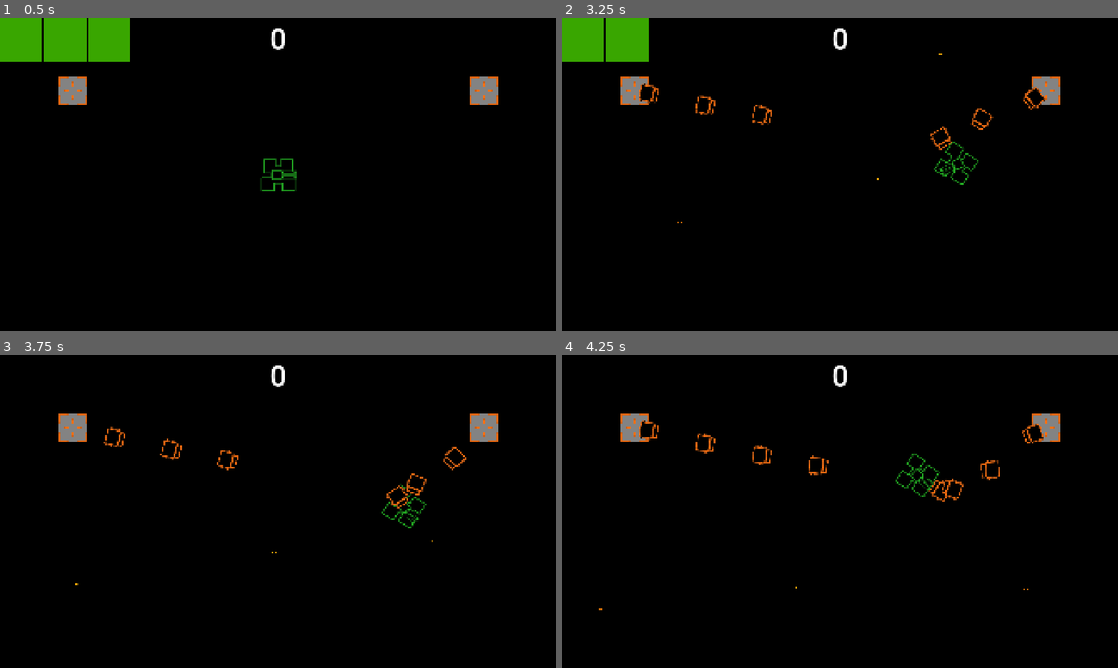
Above: before the commit, frames 1-4 (two rows, left to right).
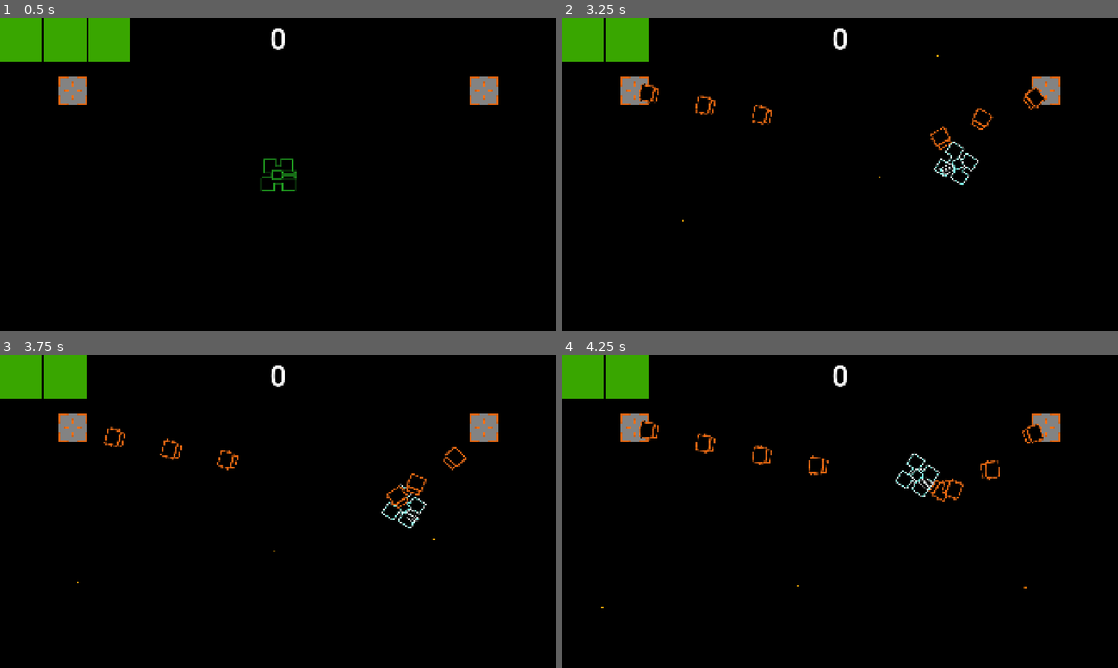
Above: after the commit, the same moments.

Repository: wlotter/godot-vector-tank
Game: Godot game, scene res://example.tscn
Two runs of this game, one before a commit and one after it. Both use one fixed random seed, a clock stepped at 60 frames per second and the inputs below.
Inputs (mouse positions are in pixels of both pictures, inside the frame that each line leads up to):
- Up to frame 1 (0.5 s): no input
- Up to frame 2 (3.25 s): tap Enter at 0.5 s; move the mouse to (962, 158) at 0.52 s; hold W (move forwards) 0.53-1.28 s; click (962, 158) at 0.6 s; move the mouse to (728, 190) at 1.27 s; hold S (move backwards) 1.28-2.03 s; tap A (rotate anticlockwise) at 1.35 s; click (728, 190) at 1.55 s; move the mouse to (895, 105) at 2.02 s; hold D (rotate clockwise) 2.03-2.78 s; hold W (move forwards) from 2.03 s (still down); click (895, 105) at 2.3 s; move the mouse to (812, 237) at 2.77 s; click (812, 237) at 2.85 s
- Up to frame 3 (3.75 s): move the mouse to (444, 558) at 3.52 s; release W (move forwards) at 3.53 s; hold S (move backwards) from 3.53 s (still down); click (444, 558) at 3.6 s
- Up to frame 4 (4.25 s): keep holding S (move backwards)

Frame 1 is identical in both runs. In frame 2, 0.2% of the frame differs, in the area x 20-75%, y 11-66%; in frame 3, 2.3%; in frame 4, 2.4%, in the area x 0-84%, y 0-82%.

Commit message:
add invuln frames for tank

Diff:
--- a/example.gd
+++ b/example.gd
@@ -26,7 +26,11 @@
 		var shot_velocity = bullet_speed * shot_vector
 
 		# Adjustment to put bullet at end of turret
-		var shot_spawn_offset = shot_vector * $Tank/Turret.texture.get_height() * $Tank.scale.y
+		var shot_spawn_offset = (
+				shot_vector *
+				$Tank.get_tank_rect().size.x *
+				$Tank.scale.y
+		)
 
 		add_child(bullet)
 
--- a/tank.gd
+++ b/tank.gd
@@ -2,8 +2,11 @@
 
 var speed = 400
 var angular_speed = PI
-var viewport_size
+var viewport_size: Vector2
 var turret_angle = PI
+
+var invulnerable: bool = false
+var hit_invulnerability_time: float = 2.0
 
 signal hit(damage: int)
 
@@ -42,5 +45,24 @@
 	$Turret.global_rotation = angle + PI / 2
 
 
+func get_tank_rect() -> Rect2:
+	return $CollisionShape2D.shape.get_rect()
+
+
 func _on_area_entered(area: Area2D) -> void:
-	hit.emit(1)
+	if not invulnerable:
+		print("hi")
+		hit.emit(1)
+		invulnerable = true
+		var invuln_timer = get_tree().create_timer(hit_invulnerability_time)
+		invuln_timer.timeout.connect(_on_invuln_timer_timeout)
+		$Chassis.play("invulnerable")
+		$Turret.play("invulnerable")
+
+
+func _on_invuln_timer_timeout() -> void:
+	invulnerable = false
+	$Chassis.stop()
+	$Turret.stop()
+	$Chassis.animation = "default"
+	$Turret.animation = "default"
--- a/tank.tscn
+++ b/tank.tscn
@@ -1,8 +1,54 @@
-[gd_scene load_steps=5 format=3 uid="uid://dupeim4n8n1au"]
+[gd_scene load_steps=9 format=3 uid="uid://dupeim4n8n1au"]
 
-[ext_resource type="Texture2D" uid="uid://bqypi2p6wdt1t" path="res://assets/matrix-tank.png" id="1_6lwfj"]
+[ext_resource type="Texture2D" uid="uid://bqypi2p6wdt1t" path="res://assets/player/vector-tank.png" id="1_6lwfj"]
 [ext_resource type="Script" uid="uid://cjc8cp1gy6p33" path="res://tank.gd" id="1_a62es"]
-[ext_resource type="Texture2D" uid="uid://dvlc76x3xstcq" path="res://assets/matrix-turret.png" id="3_yfqcd"]
+[ext_resource type="Texture2D" uid="uid://bgoho3liulyyc" path="res://assets/player/invulnerable-vector-tank.png" id="3_lk6ub"]
+[ext_resource type="Texture2D" uid="uid://dvlc76x3xstcq" path="res://assets/player/vector-turret.png" id="3_yfqcd"]
+[ext_resource type="Texture2D" uid="uid://dc80v05m4vj0f" path="res://assets/player/invulnerable-vector-turret.png" id="5_lk6ub"]
+
+[sub_resource type="SpriteFrames" id="SpriteFrames_i433e"]
+animations = [{
+"frames": [{
+"duration": 1.0,
+"texture": ExtResource("1_6lwfj")
+}],
+"loop": true,
+"name": &"default",
+"speed": 5.0
+}, {
+"frames": [{
+"duration": 1.0,
+"texture": ExtResource("1_6lwfj")
+}, {
+"duration": 1.0,
+"texture": ExtResource("3_lk6ub")
+}],
+"loop": true,
+"name": &"invulnerable",
+"speed": 4.0
+}]
+
+[sub_resource type="SpriteFrames" id="SpriteFrames_yfqcd"]
+animations = [{
+"frames": [{
+"duration": 1.0,
+"texture": ExtResource("3_yfqcd")
+}],
+"loop": true,
+"name": &"default",
+"speed": 5.0
+}, {
+"frames": [{
+"duration": 1.0,
+"texture": ExtResource("3_yfqcd")
+}, {
+"duration": 1.0,
+"texture": ExtResource("5_lk6ub")
+}],
+"loop": true,
+"name": &"invulnerable",
+"speed": 4.0
+}]
 
 [sub_resource type="RectangleShape2D" id="RectangleShape2D_1ealj"]
 size = Vector2(57, 59.5)
@@ -13,13 +59,15 @@
 script = ExtResource("1_a62es")
 metadata/_edit_group_ = true
 
-[node name="Chassis" type="Sprite2D" parent="."]
+[node name="Chassis" type="AnimatedSprite2D" parent="."]
 rotation = 1.5708
-texture = ExtResource("1_6lwfj")
+sprite_frames = SubResource("SpriteFrames_i433e")
+animation = &"invulnerable"
 
-[node name="Turret" type="Sprite2D" parent="."]
+[node name="Turret" type="AnimatedSprite2D" parent="."]
 rotation = 1.5708
-texture = ExtResource("3_yfqcd")
+sprite_frames = SubResource("SpriteFrames_yfqcd")
+animation = &"invulnerable"
 
 [node name="CollisionShape2D" type="CollisionShape2D" parent="."]
 position = Vector2(-0.5, -0.25)
Binary file added: assets/player/invulnerable-vector-tank.png
Not shown, added: assets/player/invulnerable-vector-tank.png.import
Binary file added: assets/player/invulnerable-vector-turret.png
Not shown, changed: assets/player/invulnerable-vector-turret.png.import
Binary file added: assets/player/matrix-tank.aseprite
Binary file added: assets/player/vector-tank-invulnerable.aseprite
Binary file added: assets/player/vector-tank-palette-invulnerable.aseprite
Binary file added: assets/player/vector-tank-palette-normal.aseprite
Renamed: assets/matrix-tank.png -> assets/player/vector-tank.png
Not shown, added: assets/player/vector-tank.png.import
Renamed: assets/matrix-turret.png -> assets/player/vector-turret.png
Not shown, changed: assets/player/vector-turret.png.import
